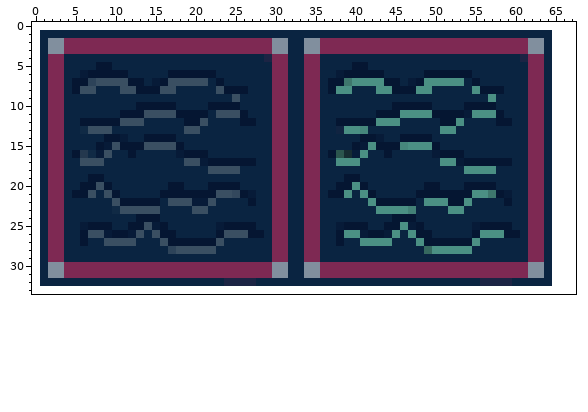
Edited in one commit: sprite sheet (World/Entities/Plantable-Tiles.png). Above, as it was before the edit.
The file is 64x32 pixels. Colours within 5 levels of each other are drawn and written as one. The old version is drawn lined up with the new one, on the new canvas.
The result:
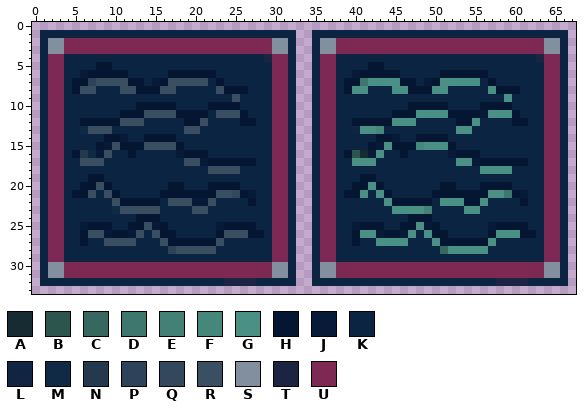
Palette (. is transparent): A #172c32  B #2c554e  C #36685f  D #3e776d  E #438177  F #46877c  G #4b9084  H #051632  J #071b38  K #0a2441  L #112441  M #102a45  N #24384e  P #2d4359  Q #33485d  R #3a4f62  S #818f9e  T #1c2444  U #7e2953
Commit: Added 1px border around the tillable tile so it outlines correctly.
Change:
canvas 64x32 -> 68x34, the old top-left corner now at 1,1
y 1: x 33..34 KK -> ..; x 65..66 .. -> KK
y 2..3: x 33..37 KSSUU -> ..KSS; x 62..66 SSK.. -> UUSSK
y 4: x 33..37 KUUKK -> ..KUU; x 61..66 TUUK.. -> KKTUUK
y 5: x 33..37 KUUKK -> ..KUU; x 40..43 HHKK -> KKHH; x 62..66 UUK.. -> KKUUK
y 6: x 33..40 KUUKKJHH -> ..KUUKKJ; x 44..45 KK -> HH; x 49..50 HH -> KK; x 55..56 KK -> HH; x 62..66 UUK.. -> KKUUK
y 7: x 33..41 KUUKHHDGG -> ..KUUKHHD; x 44..50 HHKJHGG -> GGHHKJH; x 54..55 KH -> GG; x 57 K -> H; x 62..66 UUK.. -> KKUUK
y 8: x 33..41 KUUKHGGKK -> ..KUUKHGG; x 43..46 GGHH -> KKGG; x 48..51 GGKK -> HHGG; x 55..57 GHH -> KKG; x 59..60 KK -> HH; x 62..66 UUK.. -> KKUUK
y 9: x 33..37 KUUKK -> ..KUU; x 57 G -> K; x 59 K -> G; x 62..66 UUK.. -> KKUUK
y 10: x 33..37 KUUKK -> ..KUU; x 45..46 HH -> KK; x 50..51 KK -> HH; x 54..55 HH -> KK; x 58..59 KK -> HH; x 62..66 UUK.. -> KKUUK
y 11: x 33..37 KUUKK -> ..KUU; x 43..44 HH -> KK; x 46..47 GG -> HH; x 50..51 HH -> GG; x 54..56 JGG -> HHJ; x 58..60 HKK -> GGH; x 62..66 UUK.. -> KKUUK
y 12: x 33..39 KUUKKHH -> ..KUUKK; x 43..44 GG -> HH; x 46..47 KK -> GG; x 51..55 HHGKK -> KKHHG; x 58..66 HHKKUUK.. -> KKHHKKUUK
y 13: x 33..43 KUUKKLGGFKK -> ..KUUKKLGGF; x 51..54 GGKK -> KKGG; x 62..66 UUK.. -> KKUUK
y 14: x 33..37 KUUKK -> ..KUU; x 41..47 HHJKKHH -> KKHHJKK; x 50..51 KK -> HH; x 62..66 UUK.. -> KKUUK
y 15: x 33..37 KUUKK -> ..KUU; x 40..44 HJGHH -> KKHJG; x 46..48 FGG -> HHF; x 50..52 HKK -> GGH; x 62..66 UUK.. -> KKUUK
y 16: x 33..44 KUUKHBAJGKKH -> ..KUUKHBAJGK; x 46 K -> H; x 50..52 JHH -> KKJ; x 54..55 KK -> HH; x 62..66 UUK.. -> KKUUK
y 17: x 33..39 KUUKKGG -> ..KUUKK; x 41..42 KK -> GG; x 51..55 GGJHH -> KKGGJ; x 60..66 KKUUK.. -> HHKKUUK
y 18: x 33..37 KUUKK -> ..KUU; x 54..55 GG -> KK; x 58..59 KK -> GG; x 62..66 UUK.. -> KKUUK
y 19: x 33..37 KUUKK -> ..KUU; x 39..42 HHKK -> KKHH; x 62..66 UUK.. -> KKUUK
y 20: x 33..40 KUUKKHHG -> ..KUUKKH; x 42..43 KK -> GH; x 49..52 HHKK -> KKHH; x 54..55 HH -> KK; x 58..59 KK -> HH; x 62..66 UUK.. -> KKUUK
y 21: x 33..40 KUUKHHGK -> ..KUUKHH; x 42..44 HKK -> KGH; x 48..49 HH -> KK; x 55..66 GGDHJKKUUK.. -> HHGGDHJKKUUK
y 22: x 33..37 KUUKK -> ..KUU; x 42..44 GHH -> KKG; x 48..50 KGG -> HHK; x 52..56 HHGKK -> GGHHG; x 59 H -> K; x 61..66 KUUK.. -> HKKUUK
y 23: x 33..37 KUUKK -> ..KUU; x 43..44 GG -> KK; x 47..49 EKK -> GGE; x 52..55 GGKK -> KKGG; x 62..66 UUK.. -> KKUUK
y 24: x 33..37 KUUKK -> ..KUU; x 45..46 HH -> KK; x 48..49 KK -> HH; x 62..66 UUK.. -> KKUUK
y 25: x 33..40 KUUKKJHH -> ..KUUKKJ; x 42..50 KKHHGJHKK -> HHKKHHGJH; x 55..57 JHH -> KKJ; x 60..66 KKUUK.. -> HHKKUUK
y 26: x 33..46 KUUKKHGGJHHJGK -> ..KUUKKHGGJHHJ; x 48..51 HHKK -> KGHH; x 55..57 HGG -> KKH; x 59..66 HHKUUK.. -> GGHHKUUK
y 27: x 33..38 KUUKKH -> ..KUUK; x 40..42 KGG -> HKK; x 45..46 KK -> GG; x 48..50 GHH -> KKG; x 55..57 GKK -> HHG; x 62..66 UUK.. -> KKUUK
y 28: x 33..37 KUUKK -> ..KUU; x 49..51 CGG -> KKC; x 55..56 KK -> GG; x 62..66 UUK.. -> KKUUK
y 29: x 33..37 KUUKK -> ..KUU; x 62..66 UUK.. -> KKUUK
y 30..31: x 33..37 KSSUU -> ..KSS; x 62..66 SSK.. -> UUSSK
y 32: x 33..34 KK -> ..; x 56..57 TT -> KK; x 60..61 KK -> TT; x 65..66 .. -> KK
